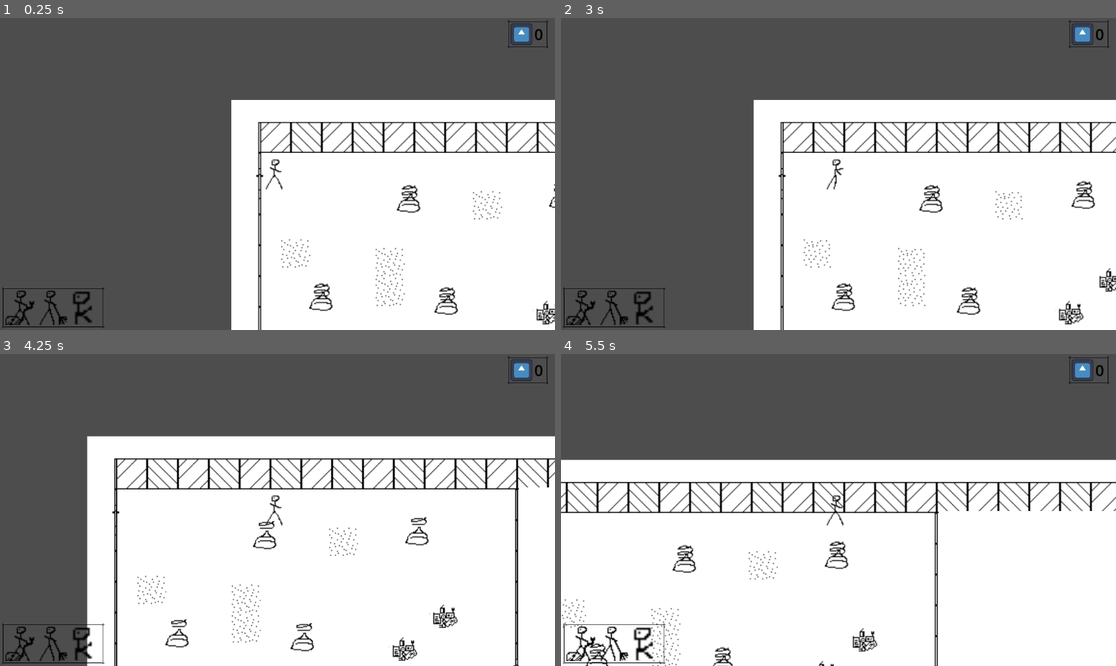
Above: before the commit, frames 1-4 (two rows, left to right).
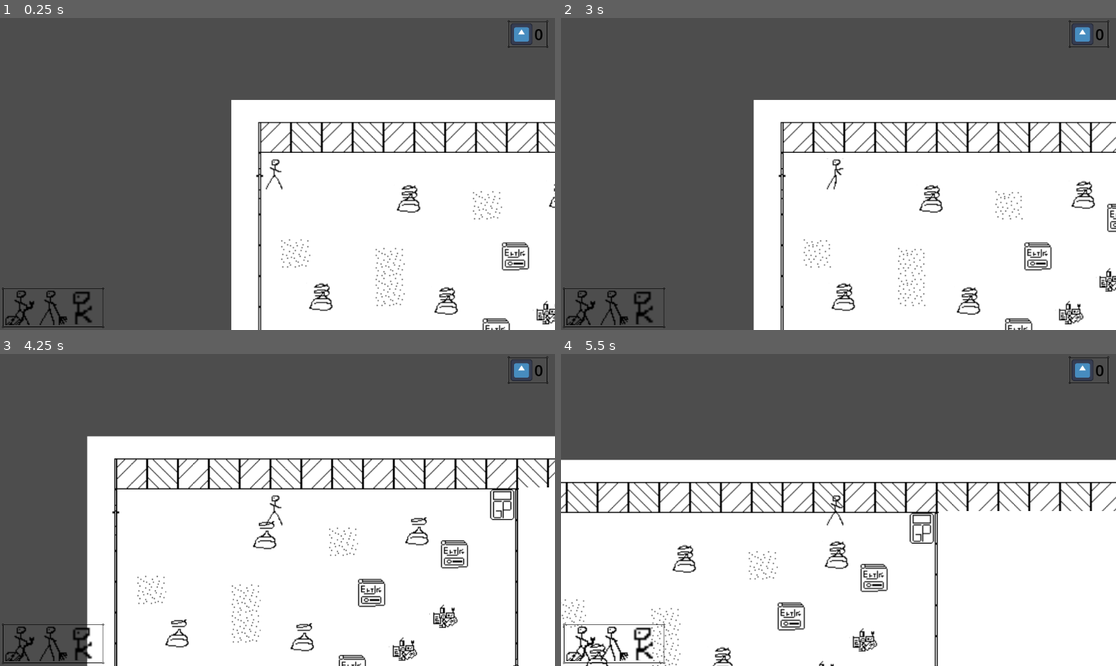
Above: after the commit, the same moments.

Repository: grafgustav/godot-stick-figure-cleaning
Game: Godot game, scene res://game.tscn
Two runs of this game, one before a commit and one after it. Both use one fixed random seed, a clock stepped at 60 frames per second and the inputs below. The engine's default icon, where the game draws it, is replaced by a stand-in: a white triangle on a blue panel in a dark square.
Inputs (mouse positions are in pixels of both pictures, inside the frame that each line leads up to):
- Up to frame 1 (0.25 s): no input
- Up to frame 2 (3 s): click (583, 308) at 0.5 s; click (616, 308) at 1.25 s; click (644, 308) at 2 s; hold D (move_right) from 2.78 s (still down); hold Space (use_tool) from 2.78 s (still down)
- Up to frame 3 (4.25 s): release D (move_right) at 3.53 s; release Space (use_tool) at 3.53 s; hold S (move_down) from 3.53 s (still down); tap Space (use_tool) at 3.6 s
- Up to frame 4 (5.5 s): release S (move_down) at 4.28 s; hold D (move_right) 4.28-5.03 s; hold Space (use_tool) 4.28-5.03 s; hold W (move_up) from 5.03 s (still down); tap Space (use_tool) at 5.1 s

The runs differ from the first frame. In frame 1, 0.5% of the frame differs, in the area x 86-96%, y 71-100%; in frame 2, 0.6%; in frame 3, 1.0%, in the area x 60-93%, y 43-100%; in frame 4, 0.9%.

Commit message:
added trash can started adding scoremanager singleton

Diff:
--- /dev/null
+++ b/DepositContainers/abstract_deposit_container.tscn
@@ -0,0 +1,19 @@
+[gd_scene load_steps=2 format=3 uid="uid://f173ycuxmuu2"]
+
+[ext_resource type="Script" uid="uid://b4pip161or3cy" path="res://abstract_deposit_container.gd" id="1_7vflk"]
+
+[node name="AbstractDepositContainer" type="CharacterBody2D"]
+script = ExtResource("1_7vflk")
+
+[node name="Sprite" type="AnimatedSprite2D" parent="."]
+
+[node name="ObjectCollision" type="CollisionShape2D" parent="."]
+
+[node name="HitboxArea" type="Area2D" parent="."]
+collision_layer = 0
+collision_mask = 14
+
+[node name="Hitbox" type="CollisionShape2D" parent="HitboxArea"]
+
+[connection signal="body_entered" from="HitboxArea" to="." method="_on_hitbox_area_body_entered"]
+[connection signal="body_exited" from="HitboxArea" to="." method="_on_hitbox_area_body_exited"]
--- /dev/null
+++ b/DepositContainers/general_trashcan.tscn
@@ -0,0 +1,54 @@
+[gd_scene load_steps=8 format=3 uid="uid://cnaij0mjg5a48"]
+
+[ext_resource type="PackedScene" uid="uid://f173ycuxmuu2" path="res://DepositContainers/abstract_deposit_container.tscn" id="1_vifmj"]
+[ext_resource type="Texture2D" uid="uid://d3n34mjkho5qa" path="res://drawings/Deposits.png" id="2_k2t3e"]
+
+[sub_resource type="AtlasTexture" id="AtlasTexture_wu4ic"]
+atlas = ExtResource("2_k2t3e")
+region = Rect2(0, 0, 32, 32)
+
+[sub_resource type="AtlasTexture" id="AtlasTexture_8vv6y"]
+atlas = ExtResource("2_k2t3e")
+region = Rect2(32, 0, 32, 32)
+
+[sub_resource type="SpriteFrames" id="SpriteFrames_oat4j"]
+animations = [{
+"frames": [{
+"duration": 1.0,
+"texture": SubResource("AtlasTexture_wu4ic")
+}],
+"loop": true,
+"name": &"idle",
+"speed": 5.0
+}, {
+"frames": [{
+"duration": 1.0,
+"texture": SubResource("AtlasTexture_8vv6y")
+}],
+"loop": true,
+"name": &"open",
+"speed": 5.0
+}]
+
+[sub_resource type="RectangleShape2D" id="RectangleShape2D_k2t3e"]
+size = Vector2(25, 32)
+
+[sub_resource type="CircleShape2D" id="CircleShape2D_k2t3e"]
+radius = 26.3059
+
+[node name="GeneralTrashcan" instance=ExtResource("1_vifmj")]
+collision_layer = 2
+collision_mask = 0
+
+[node name="Sprite" parent="." index="0"]
+position = Vector2(-3, 0)
+sprite_frames = SubResource("SpriteFrames_oat4j")
+animation = &"idle"
+
+[node name="ObjectCollision" parent="." index="1"]
+position = Vector2(-0.5, 0)
+shape = SubResource("RectangleShape2D_k2t3e")
+
+[node name="Hitbox" parent="HitboxArea" index="0"]
+position = Vector2(-1, 0)
+shape = SubResource("CircleShape2D_k2t3e")
--- /dev/null
+++ b/ScoreManager.gd
@@ -0,0 +1,11 @@
+class_name ScoreManager
+extends Node
+
+## is responsible for all score tracking
+var player_points : int = 0
+
+func connect_to_smudge(smudge : AbstractSmudge) -> void:
+	smudge.connect("smudge_destroyed", _on_smudge_destroyed)
+
+func _on_smudge_destroyed(points : int) -> void:
+	player_points += points
--- /dev/null
+++ b/Smudges/book.tscn
@@ -0,0 +1,31 @@
+[gd_scene load_steps=6 format=3 uid="uid://b68wwubekfudv"]
+
+[ext_resource type="PackedScene" uid="uid://cxwqengkh558h" path="res://Smudges/abstract_smudge.tscn" id="1_a8hwp"]
+[ext_resource type="Texture2D" uid="uid://c28x10a3pijgj" path="res://drawings/Tilemap.png" id="2_2bjdm"]
+
+[sub_resource type="RectangleShape2D" id="RectangleShape2D_xx3k2"]
+size = Vector2(28, 29)
+
+[sub_resource type="AtlasTexture" id="AtlasTexture_eywea"]
+atlas = ExtResource("2_2bjdm")
+region = Rect2(128, 64, 32, 32)
+
+[sub_resource type="SpriteFrames" id="SpriteFrames_y071g"]
+animations = [{
+"frames": [{
+"duration": 1.0,
+"texture": SubResource("AtlasTexture_eywea")
+}],
+"loop": true,
+"name": &"default",
+"speed": 5.0
+}]
+
+[node name="Book" instance=ExtResource("1_a8hwp")]
+
+[node name="Hitbox" parent="." index="0"]
+position = Vector2(0, -1.5)
+shape = SubResource("RectangleShape2D_xx3k2")
+
+[node name="Sprite" parent="." index="1"]
+sprite_frames = SubResource("SpriteFrames_y071g")
--- a/Tools/vacuum.tscn
+++ b/Tools/vacuum.tscn
@@ -2,7 +2,7 @@
 
 [ext_resource type="PackedScene" uid="uid://drm8uk6y2wndh" path="res://Tools/tool.tscn" id="1_3kcqi"]
 
-[node name="Tool" instance=ExtResource("1_3kcqi")]
+[node name="Vacuum" instance=ExtResource("1_3kcqi")]
 tool_name = "vacuum"
 animation_name = "vacuuming"
 cooldown_time = 0.2
--- /dev/null
+++ b/abstract_deposit_container.gd
@@ -0,0 +1,16 @@
+class_name AbstractDepositContainer
+extends CharacterBody2D
+
+var sprite : AnimatedSprite2D
+
+func _ready() -> void:
+	self.sprite = $Sprite
+	self.sprite.play("idle")
+
+func _on_hitbox_area_body_entered(body: Node2D) -> void:
+	if body is AbstractSmudge:
+		self.sprite.play("open")
+
+func _on_hitbox_area_body_exited(body: Node2D) -> void:
+	if body is AbstractSmudge:
+		self.sprite.play("idle")
--- a/game.tscn
+++ b/game.tscn
@@ -9,7 +9,9 @@
 [ext_resource type="Texture2D" uid="uid://bxb04hjnyovr1" path="res://icon.svg" id="6_ryrav"]
 [ext_resource type="PackedScene" uid="uid://b43gpv6kvf48k" path="res://ui.tscn" id="8_j5wjh"]
 [ext_resource type="PackedScene" uid="uid://drd1ppa8as668" path="res://Smudges/kacki.tscn" id="8_vef74"]
+[ext_resource type="PackedScene" uid="uid://b68wwubekfudv" path="res://Smudges/book.tscn" id="9_mfdv2"]
 [ext_resource type="PackedScene" uid="uid://ctu35fbbiugwo" path="res://Smudges/dust.tscn" id="9_vef74"]
+[ext_resource type="PackedScene" uid="uid://cnaij0mjg5a48" path="res://DepositContainers/general_trashcan.tscn" id="12_iotsf"]
 
 [sub_resource type="TileSetAtlasSource" id="TileSetAtlasSource_e2o6t"]
 texture = ExtResource("1_80nbo")
@@ -232,6 +234,27 @@
 collision_layer = 1
 collision_mask = 1
 
+[node name="Book" parent="." instance=ExtResource("9_mfdv2")]
+position = Vector2(265, 141)
+
+[node name="Book2" parent="." instance=ExtResource("9_mfdv2")]
+position = Vector2(351, 101)
+
+[node name="Book3" parent="." instance=ExtResource("9_mfdv2")]
+position = Vector2(245, 220)
+
+[node name="Book4" parent="." instance=ExtResource("9_mfdv2")]
+position = Vector2(545, 220)
+
+[node name="Book5" parent="." instance=ExtResource("9_mfdv2")]
+position = Vector2(536, 162)
+
+[node name="Book6" parent="." instance=ExtResource("9_mfdv2")]
+position = Vector2(463, 94)
+
+[node name="GeneralTrashcan" parent="." instance=ExtResource("12_iotsf")]
+position = Vector2(401, 48)
+
 [connection signal="body_entered" from="Room1Box" to="." method="_on_room_1_box_body_entered"]
 [connection signal="body_entered" from="Room2Box" to="." method="_on_room_2_box_body_entered"]
 [connection signal="body_entered" from="Room3Box" to="." method="_on_room_3_box_body_entered"]
--- /dev/null
+++ b/global_stuff.gd
@@ -0,0 +1,9 @@
+extends Node
+
+## contains global constants, enums, etc
+
+enum DepositTypes {
+	GENERAL_TRASH,
+	PLASTIC,
+	BOOKS,BOTTLES
+}
--- a/project.godot
+++ b/project.godot
@@ -14,6 +14,10 @@
 run/main_scene="uid://dga3ncjbycd6s"
 config/features=PackedStringArray("4.4", "Mobile")
 config/icon="res://icon.svg"
+
+[autoload]
+
+GlobalStuff="*res://global_stuff.gd"
 
 [global_group]
 
Not shown, added: ScoreManager.gd.uid
Not shown, added: abstract_deposit_container.gd.uid
Binary file added: drawings/Deposits.png
Not shown, added: drawings/Deposits.png.import
Binary file changed: drawings/Tilemap.png
Not shown: 1 places in game.tscn that only renumber resources
Not shown, added: global_stuff.gd.uid
Not shown, changed: drawings/.DS_Store
